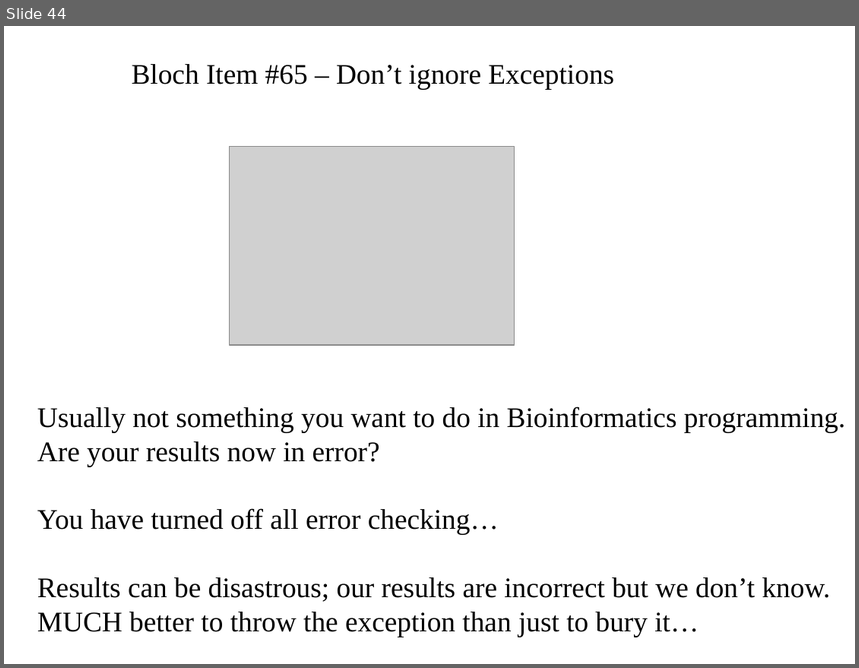
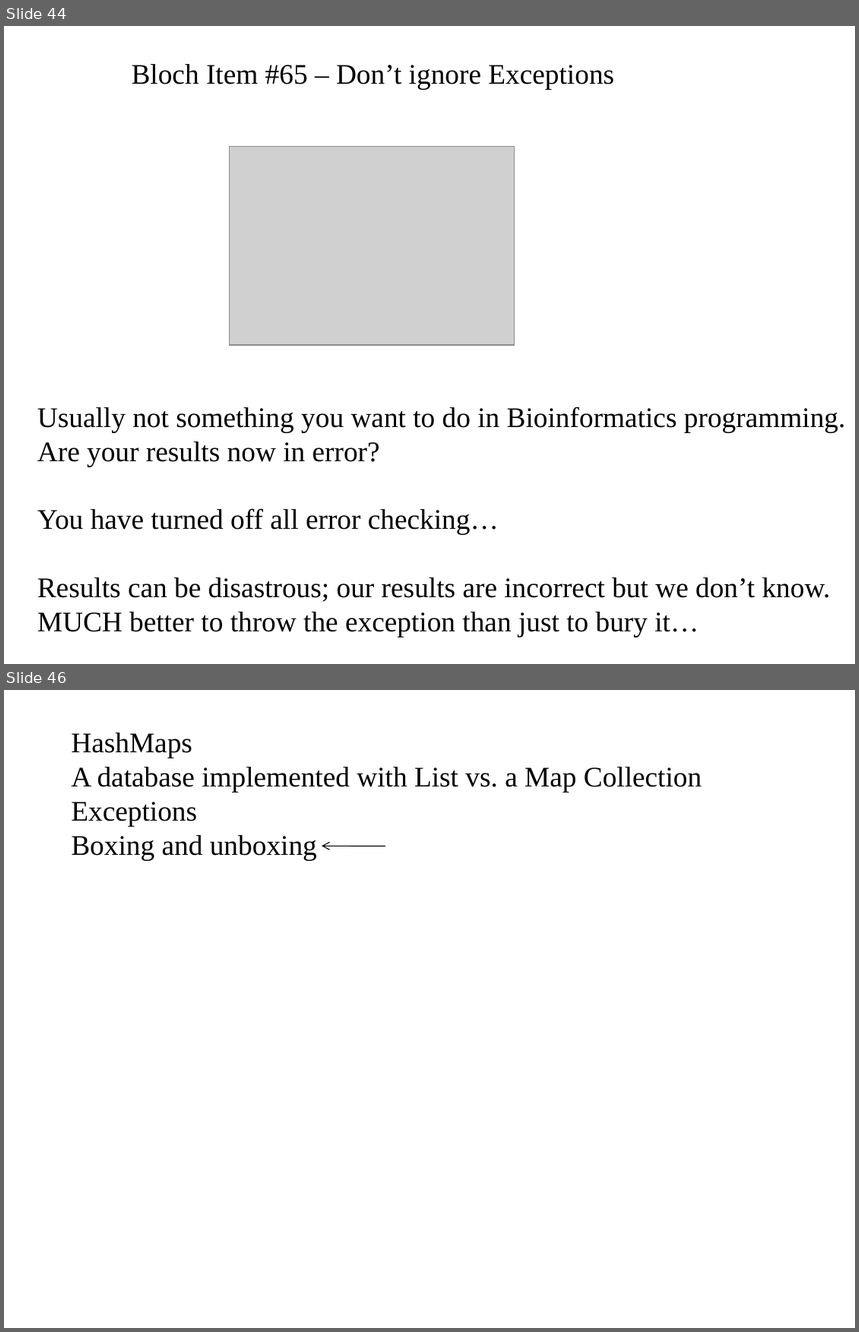
Before and after one commit to fodorclasses/fodorclasses.github.io, a slide deck: classes/prog2024/Prog3-Lecture10.ppt. Shown one above the other, each under a label of ours: slide 44 before the commit, slides 44 and 46 after it; the slides between them are not shown. The pictures are 859x668 and 859x1332 pixels, drawn with LibreOffice and Linux fonts; fonts in the diff are those of the drawing; grey boxes stand for pictures. Boxes give left, top, right and bottom in pixels: in the first picture for what was removed or moved away, otherwise in the second. Text is boxed around its words. In the diff, an @@ line names an element or a change of style, - is before the commit and + after.

Commit message:
add boxing and unboxing to lecture 10

```diff
--- a/classes/prog2024/Prog3-Lecture10.ppt
+++ b/classes/prog2024/Prog3-Lecture10.ppt
@@ slide 46 added at bbox=[4, 690, 855, 1328], background #FFFFFF @@
@@ text added at bbox=[71, 733, 702, 860], 24 pt, text #000000 @@
+HashMaps
+A database implemented with List vs. a Map Collection
+Exceptions
+Boxing and unboxing
@@ arrow added from (386, 847) to (322, 846), #000000 0.74 pt @@
```
Also in this commit, not shown: 4 slides changed, 6 other slides added, 1 slide removed.
